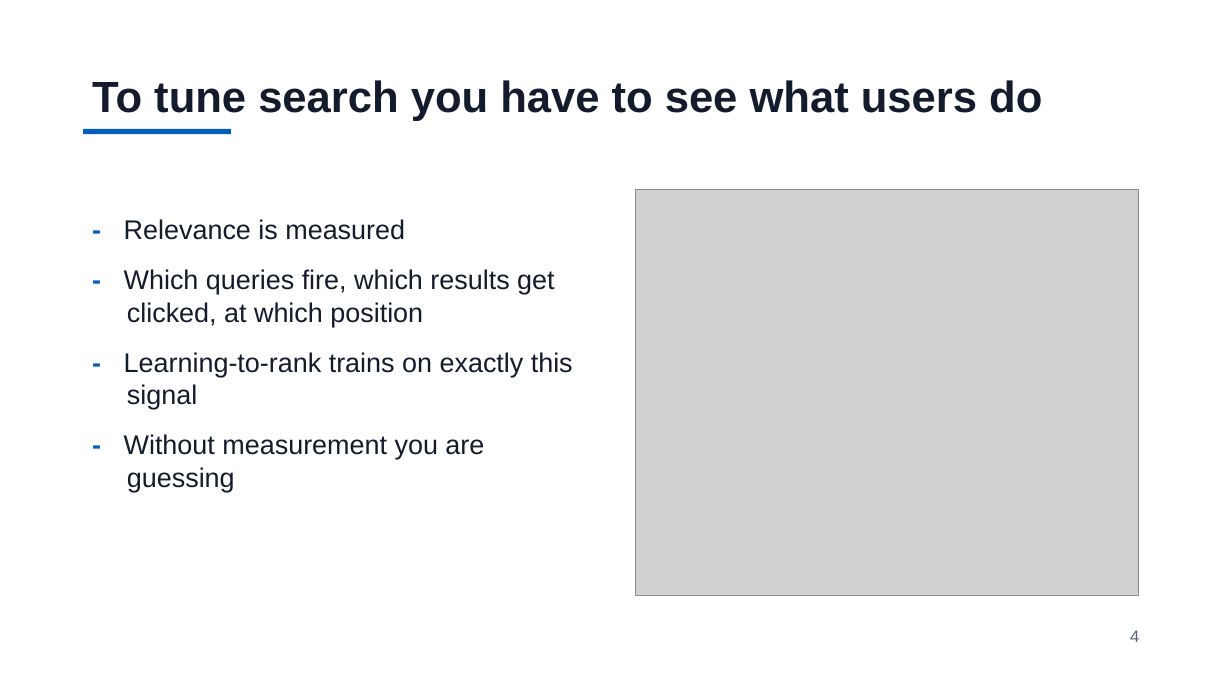
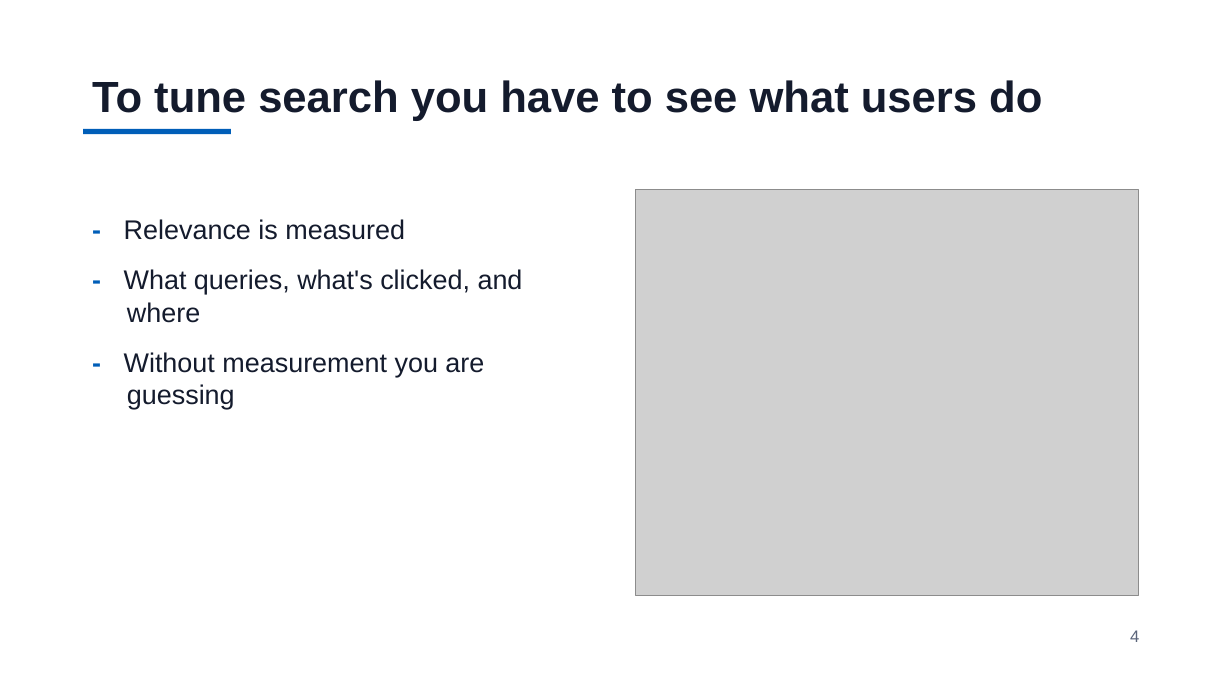
Before and after one commit to jzonthemtn/ldp-for-search, a slide deck: slide 4 of ldp_for_search_slides.pptx. Drawn at 1232x693 pixels with LibreOffice and Linux fonts; fonts in the diff are those of the drawing; grey boxes stand for pictures. Boxes give left, top, right and bottom in pixels: in the first picture for what was removed or moved away, otherwise in the second. Text is boxed around its words. In the diff, an @@ line names an element or a change of style, - is before the commit and + after.

```diff
--- a/ldp_for_search_slides.pptx
+++ b/ldp_for_search_slides.pptx
@@ text at (124, 269, 523, 323): text changed @@
-- Which queries fire, which results get clicked, at which position
-- Learning-to-rank trains on exactly this signal
+- What queries, what's clicked, and where
```
Also in this commit, not shown: 1 other slide changed, 3 other files.
